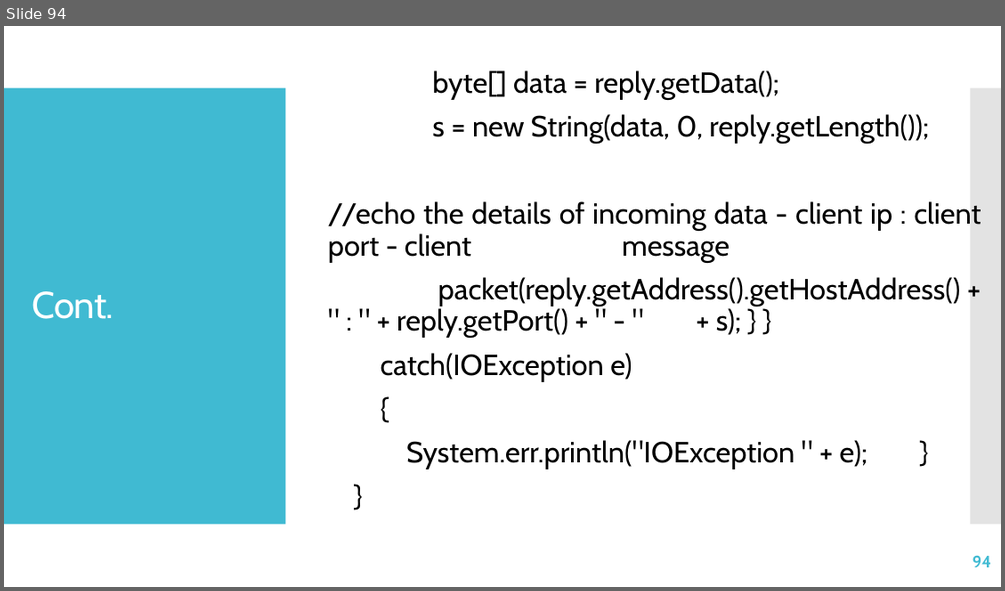
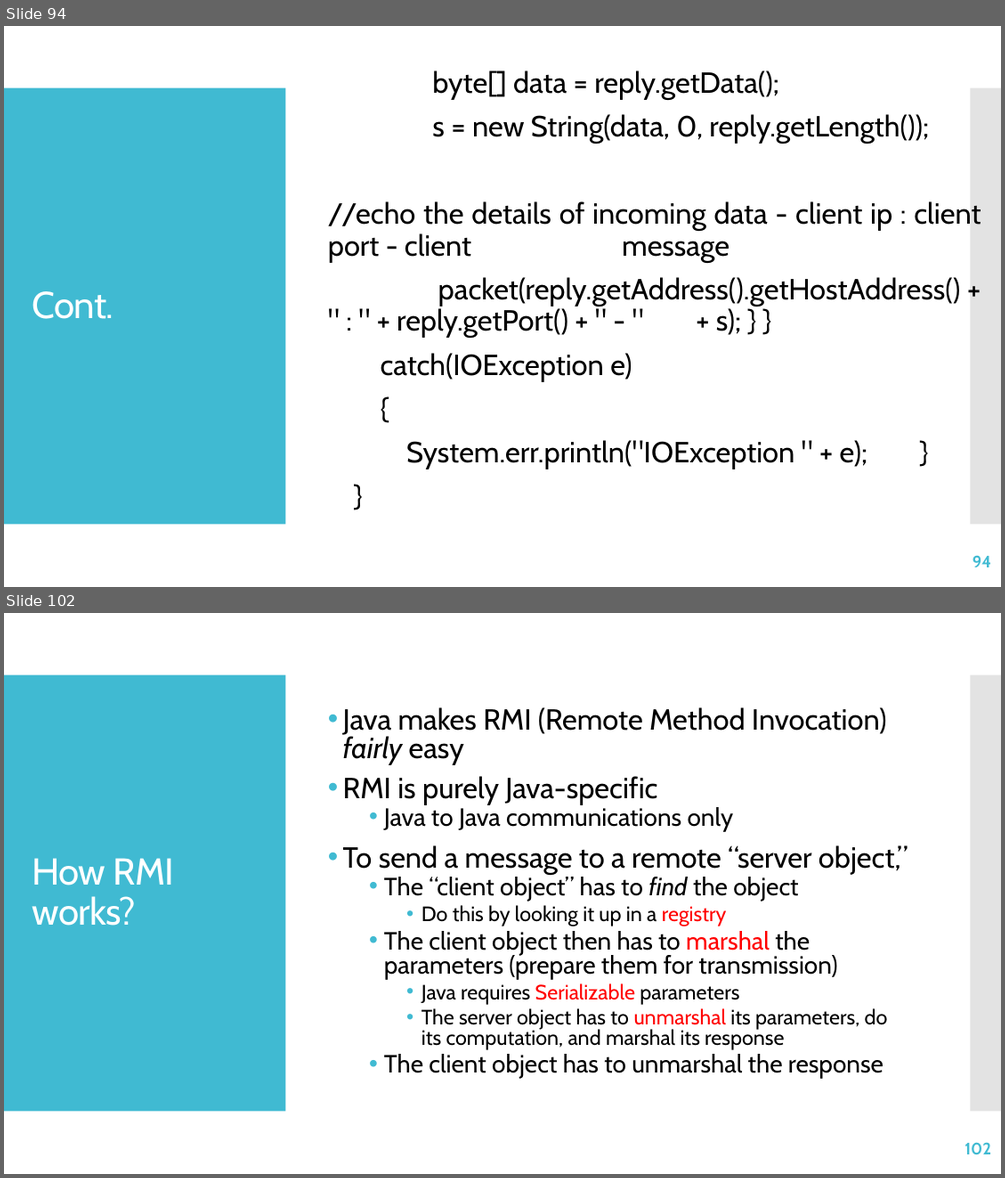
Before and after one commit to jrambasana/AJP2022-code, a slide deck: AJP Slides/AJP - Unit 1 - Java Networking.pptx. Shown one above the other, each under a label of ours: slide 94 before the commit, slides 94 and 102 after it; the slides between them are not shown. The pictures are 1005x591 and 1005x1178 pixels, drawn with LibreOffice and Linux fonts; fonts in the diff are those of the drawing. Boxes give left, top, right and bottom in pixels: in the first picture for what was removed or moved away, otherwise in the second. Text is boxed around its words. In the diff, an @@ line names an element or a change of style, - is before the commit and + after.

```diff
--- a/AJP Slides/AJP - Unit 1 - Java Networking.pptx
+++ b/AJP Slides/AJP - Unit 1 - Java Networking.pptx
@@ slide 102 added at <box>4,613,1001,1174</box>, background #FFFFFF; not listed: 2 template elements that a slide beside it also shows @@
@@ text added at <box>343,707,908,1078</box>, 24 pt, text #000000 @@
+• Java makes RMI (Remote Method Invocation) fairly easy
+• RMI is purely Java-specific
+  • Java to Java communications only
+• To send a message to a remote “server object,”
+  • The “client object” has to find the object
+    • Do this by looking it up in a registry
+  • The client object then has to marshal the parameters (prepare them for transmission)
+    • Java requires Serializable parameters
+    • The server object has to unmarshal its parameters, do its computation, and marshal its response
+  • The client object has to unmarshal the response
@@ title added at <box>32,858,174,925</box>, 36 pt, text #FFFFFF @@
+How RMI works?
@@ page number added at <box>964,1142,991,1155</box>, 16 pt, text #40BAD2, bold @@
+102
```
Also in this commit, not shown: 37 other slides added, 23 other files.
